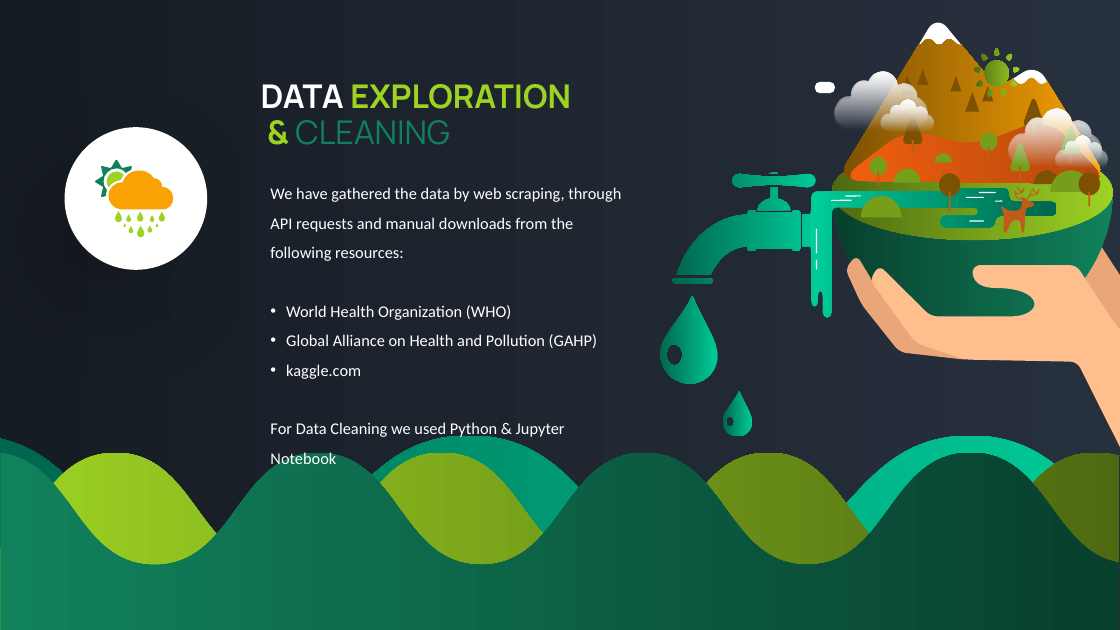
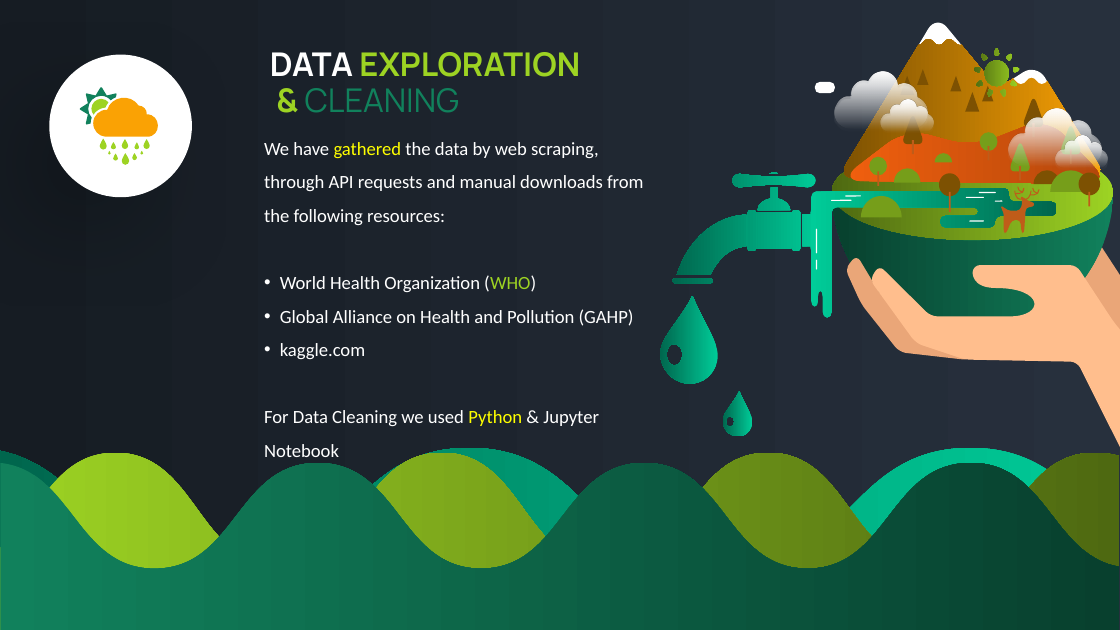
Before and after one commit to sameenshahzad/Project-3_Group-13, a slide deck: slide 4 of Slides & Analysis/Air Pollution.pptx. Drawn at 1120x630 pixels with LibreOffice and Linux fonts; fonts in the diff are those of the drawing. Boxes give left, top, right and bottom in pixels: in the first picture for what was removed or moved away, otherwise in the second. Text is boxed around its words. In the diff, an @@ line names an element or a change of style, - is before the commit and + after.

```diff
--- a/Slides & Analysis/Air Pollution.pptx
+++ b/Slides & Analysis/Air Pollution.pptx
@@ text "DATA EXPLORATION": place and size @@
-text "DATA EXPLORATION" at <box>261,84,571,145</box>
+text "DATA EXPLORATION" at <box>270,52,580,113</box>
@@ text "We have gathered the data ...": place and size @@
-text "We have gathered the data ..." at <box>270,187,621,439</box>
+text "We have gathered the data ..." at <box>264,142,644,457</box>
@@ text "We have gathered the data ..." at <box>264,142,644,457</box>: size 14 to 16 pt; text colour #FFFFFF to #FFFF00 in "gathered", "Python"; text colour #FFFFFF to #9DD323 in "(WHO)" @@
@@ 8 freeform shapes: place and size @@
-8 freeform shapes at <box>95,160,177,238</box>
+8 freeform shapes at <box>80,87,162,165</box>
@@ 5 freeform shapes, 1 ellipse: place and size @@
-5 freeform shapes, 1 ellipse at <box>65,127,208,270</box>
+5 freeform shapes, 1 ellipse at <box>50,55,192,197</box>
@@ freeform shape: place and size @@
-freeform shape at <box>0,435,1119,630</box>
+freeform shape at <box>0,448,1119,630</box>
@@ freeform shape: place and size @@
-freeform shape at <box>0,453,1119,630</box>
+freeform shape at <box>0,463,1119,630</box>
```
Also in this commit, not shown: 11 other slides changed.
